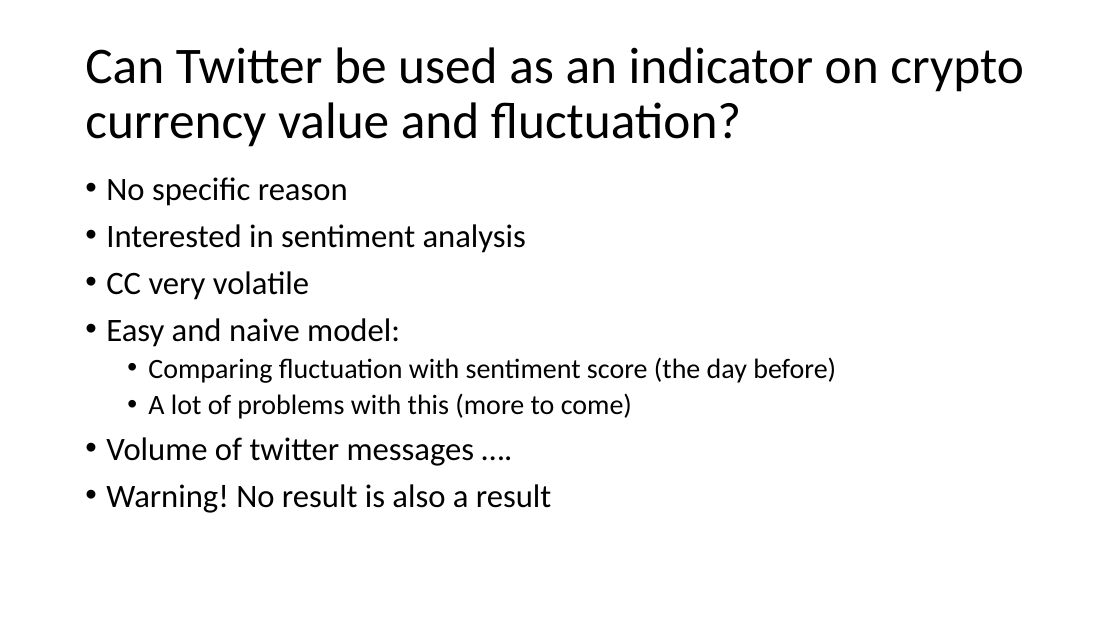
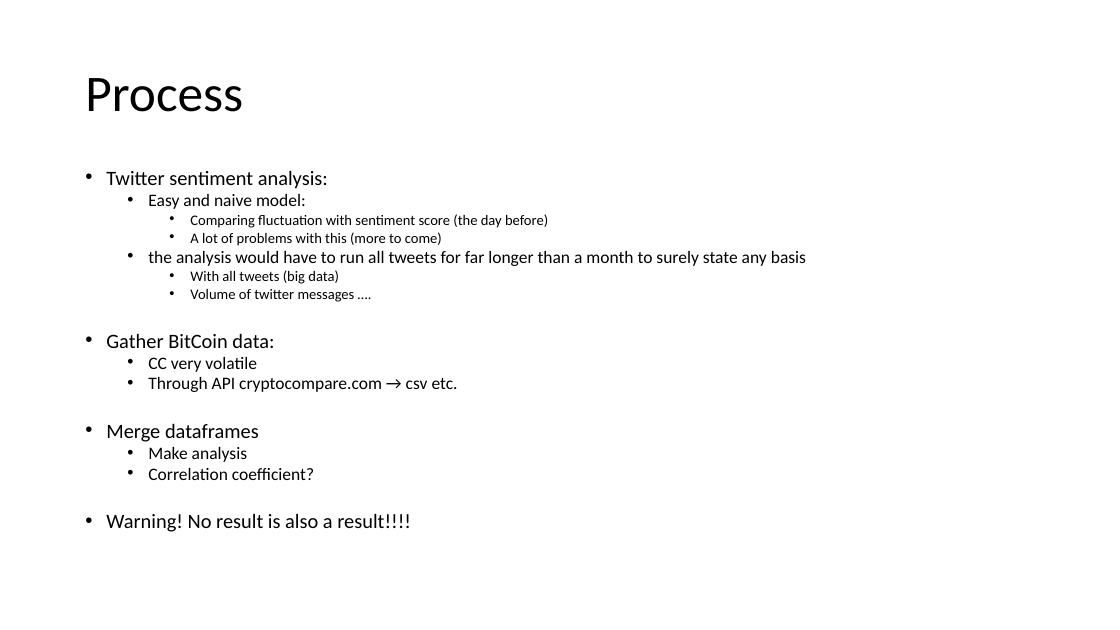
Before and after one commit to Erik-AR/cryptoproject, a slide deck: slide 3 of presentation cyptoproject.pptx (slide 2 before the commit). Drawn at 1120x630 pixels with LibreOffice and Linux fonts; fonts in the diff are those of the drawing. Boxes give left, top, right and bottom in pixels: in the first picture for what was removed or moved away, otherwise in the second. Text is boxed around its words. In the diff, an @@ line names an element or a change of style, - is before the commit and + after.

```diff
--- a/presentation cyptoproject.pptx
+++ b/presentation cyptoproject.pptx
@@ title at (85,78,243,112): text changed @@
-Can Twitter be used as an indicator on crypto currency value and fluctuation?
+Process
@@ text at (106,170,328,189): text changed; size 28 to 17.5 pt @@
-• No specific reason
-• Interested in sentiment analysis
-• CC very volatile
+• Twitter sentiment analysis:
@@ text at (148,194,548,302): size 28 to 15 pt in "Easy and naive model:"; size 24 to 12.5 pt in "Comparing fluctuation with sentiment score (the day ...", "A lot of problems with this (more ..."; size 28 to 12.5 pt in "Volume of twitter messages …."; list level 1 to 2 in "Easy and naive model:"; line spacing 0.9 to 0.7; list level 2 to 3 in "Comparing fluctuation with sentiment score ..."; list level 2 to 3 in "A lot of problems with ..."; list level 1 to 3 in "Volume of twitter messages …." @@
@@ text at (148,251,806,284): paragraphs added @@
+  • the analysis would have to run all tweets for far longer than a month to surely state any basis
+    • With all tweets (big data)
@@ text at (106,333,458,532): text changed; size 28 to 15 pt @@
-• Warning! No result is also a result
+• Gather BitCoin data:
+  • CC very volatile
+  • Through API cryptocompare.com → csv etc.
+• Merge dataframes
+  • Make analysis
+  • Correlation coefficient?
+• Warning! No result is also a result!!!!
```
Also in this commit, not shown: 1 other slide changed, 2 slides added, 5 other files.
